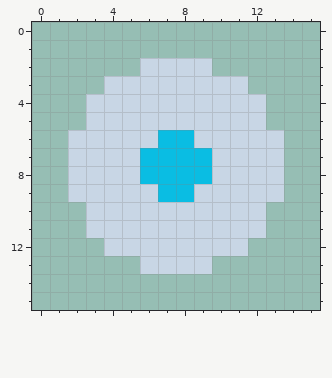
Two states of a pixel-art file, Assets/Sprites/Items/stool.aseprite. The first picture shows the starting point.
16x16 pixels, 1 frame.
The same view after the edit:
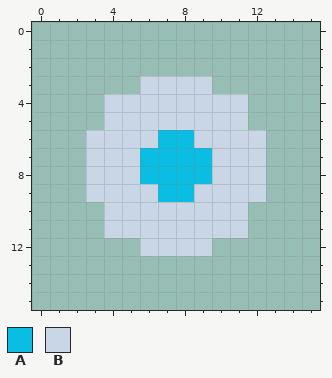
Palette (. is transparent): A #0abde3  B #c8d6e5
Difference:
The edit erases colour B in row 2 at x 6 to 9; in row 3 at x 4 to 5 and 10 to 11; in rows 4 to 5 at x 3 and 12; in rows 6 to 9 at x 2 and 13; in rows 10 to 11 at x 3 and 12; in row 12 at x 4 to 5 and 10 to 11.
The edit erases colour B in row 13 at x 6 to 9.
Pixel boxes of the changes (left, top, right, bottom) in both pictures:
erased: (68, 58, 284, 274)
